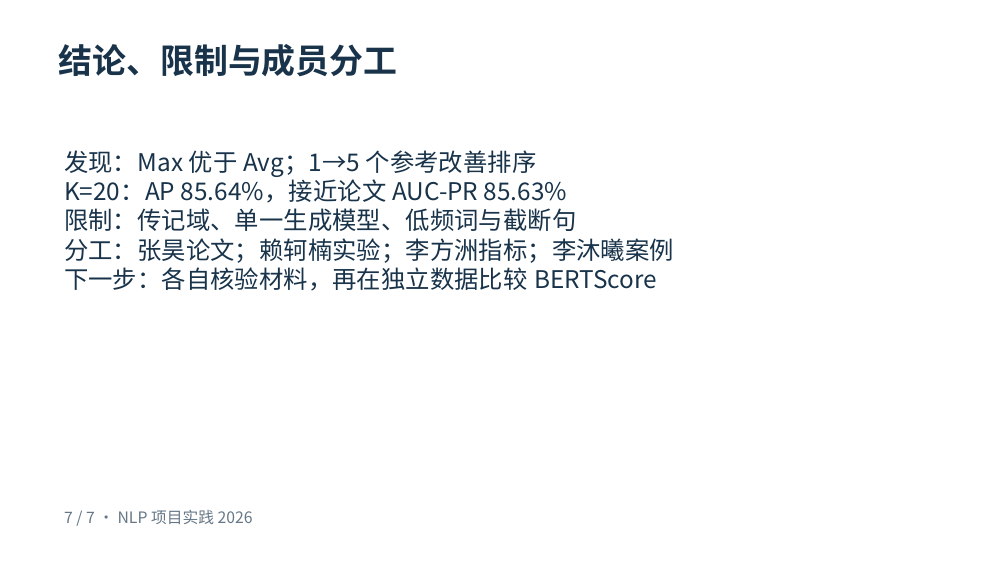
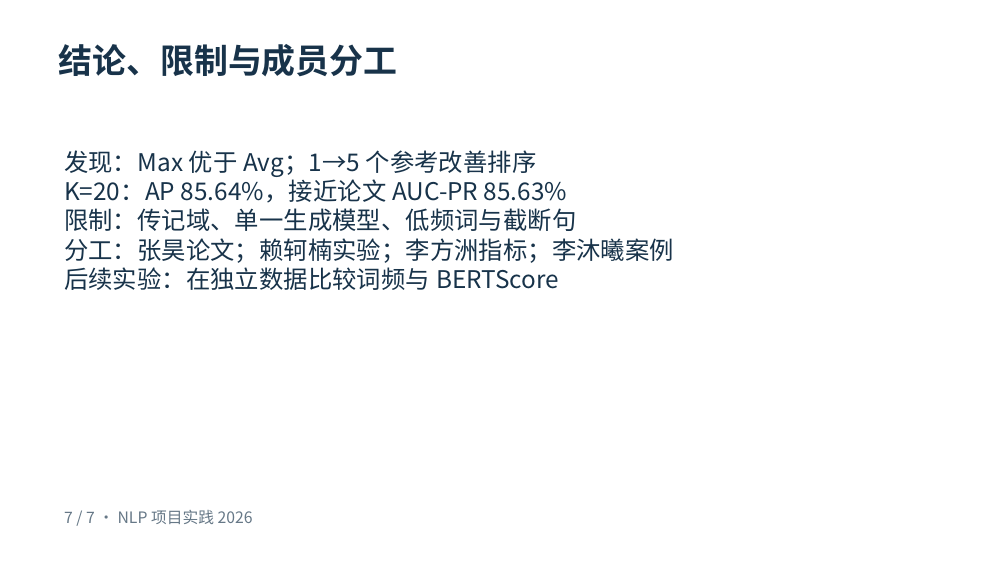
Before and after one commit to yanguanyue/selfcheckgpt-reproduction-g20-p25, a slide deck: slide 7 of slides.pptx. Drawn at 1008x567 pixels with LibreOffice and Linux fonts; fonts in the diff are those of the drawing. Boxes give left, top, right and bottom in pixels: in the first picture for what was removed or moved away, otherwise in the second. Text is boxed around its words. In the diff, an @@ line names an element or a change of style, - is before the commit and + after.

```diff
--- a/slides.pptx
+++ b/slides.pptx
@@ text at (x1=64, y1=267, x2=559, y2=290): text changed @@
-下一步：各自核验材料，再在独立数据比较 BERTScore
+后续实验：在独立数据比较词频与 BERTScore
```
Also in this commit, not shown: 8 other files.
